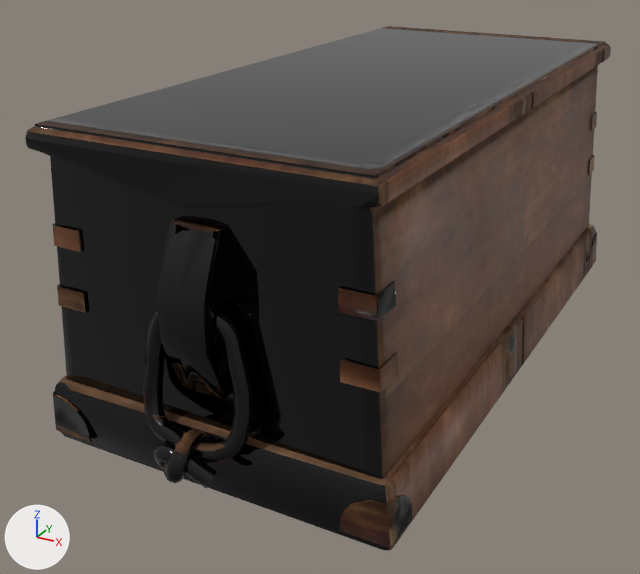
An edit to the glTF model assets/props/hurda/wooden_crate_02.glb, drawn before and after from the same camera.
Camera for both pictures: a 50 mm lens placed at (0.59, -1.279, 0.716), pointed at (-0.064, -0.09, 0.121). The axes (+X, +Y, +Z) are drawn at lower left. The lights are the same throughout. The first picture is the older version. Objects named as collision shapes, trigger or cutter boxes, shadow casters or lower levels of detail are left out. Vertices at exactly the same position are counted once.

The older version as bpy lines, for what is in view:
```python
me_cube_001 = bpy.data.meshes.new('Cube.001')
me_cube_001.from_pydata(...)  # 1617 vertices, 3000 faces; spans x -0.265..0.265, y -0.583..0.583, z 0.0..0.464
me_cube_001.materials.append(mat_hurda_wooden_crate_02)
ob_wooden_crate_02 = bpy.data.objects.new('wooden_crate_02', me_cube_001)
ob_wooden_crate_02.location = (0.0, 0.0, 0.0)
```
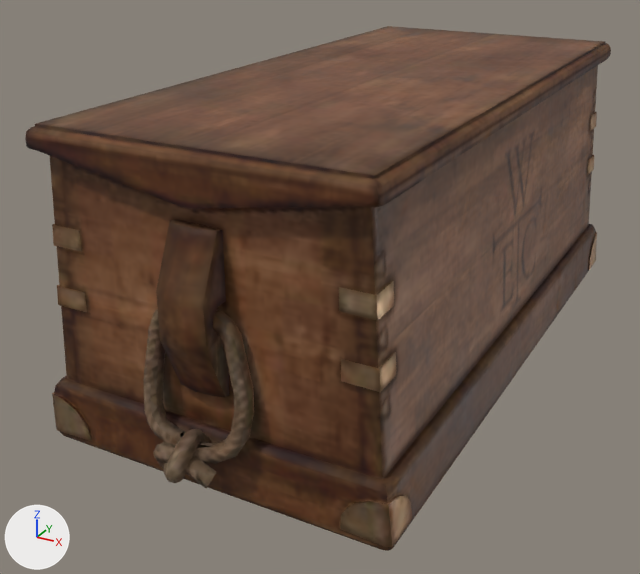
Where the change shows, as pixel boxes (x1, y1, x2, y2) in the pictures (640 x 574 px):
'wooden_crate_02', reshaped
    before: (25, 26, 611, 550)
    after: (25, 26, 611, 551)
part 1 of me_cube_001, cut back
    before: (25, 43, 611, 550)
    after: (25, 43, 611, 551)
part 2 of me_cube_001, surface changed
    both: (35, 26, 605, 547)

What changed in the scene script:
```text
Change me_cube_001:
    used by ob_wooden_crate_02; location = (0.0, 0.0, 0.0)
    remove me_cube_001.from_pydata(...)  # 1617 vertices, 3000 faces; spans x -0.265..0.265, y -0.583..0.583, z 0.0..0.464
    add me_cube_001.from_pydata(...)  # 1112 vertices, 2000 faces; spans x -0.265..0.265, y -0.583..0.583, z 0.0..0.464
    me_cube_001 part 1: 62 vertices moved from x -0.26..0.256, y -0.568..0.568, z 0.0..0.454 to x -0.262..0.256, y -0.568..0.568, z 0.0..0.456; 892 vertices removed from x -0.264..0.264, y -0.583..0.583, z 0.0..0.46; 387 vertices added at x -0.264..0.264, y -0.582..0.582, z 0.001..0.46
    me_cube_001 part 2: 325 kept faces spanning x -0.265..0.265, y -0.583..0.583, z 0.0..0.464 get new texture (UV) coordinates
```
